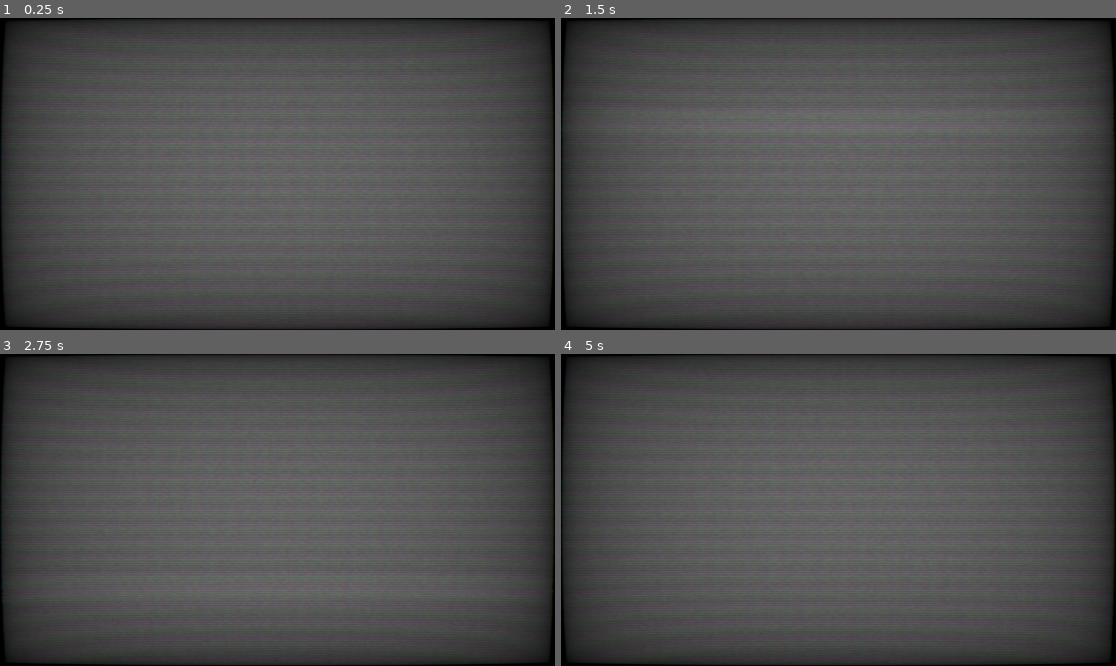
Above: before the commit, frames 1-4 (two rows, left to right).
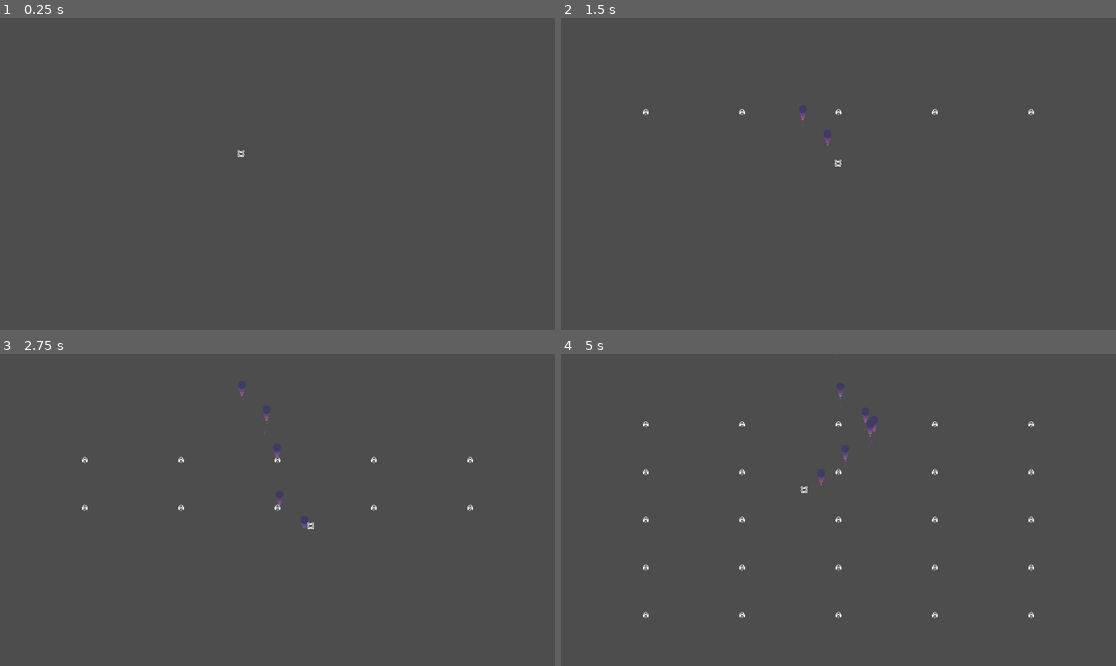
Above: after the commit, the same moments.

Repository: SuperGoon97/BulletJam6
Game: Godot game, scene res://Levels/level_test.tscn
Same seed, same stepped clock (60 frames per second), same inputs: the game is played once before the commit and once after it.
Inputs:
- Up to frame 1 (0.25 s): no input
- Up to frame 2 (1.5 s): tap Enter at 0.5 s; hold D (move_right) 0.53-1.28 s; hold Space (fire) 0.53-1.28 s; hold S (move_down) from 1.28 s (still down); tap Space (fire) at 1.35 s
- Up to frame 3 (2.75 s): release S (move_down) at 2.03 s; hold D (move_right) from 2.03 s (still down); hold Space (fire) from 2.03 s (still down)
- Up to frame 4 (5 s): release D (move_right) at 2.78 s; release Space (fire) at 2.78 s; hold W (move_up) 2.78-3.53 s; tap Space (fire) at 2.85, 4.35 s; hold Space (fire) 3.53-4.28 s; hold A (move_left) from 3.53 s (still down)

The runs differ from the first frame. In frame 1, 53% of the frame differs, in the area x 0-100%, y 0-100%; in frame 2, 54%; in frame 3, 54%; in frame 4, 53%.

Commit message:
Lots of work

Diff:
--- a/Globals/gf.gd
+++ b/Globals/gf.gd
@@ -1 +1,4 @@
 extends Node
+
+func equal_true(state):
+	return state == true
--- a/Globals/gpi.gd
+++ b/Globals/gpi.gd
@@ -1,20 +1,13 @@
 extends Node
 
-signal input_lr(input:Vector2)
-signal input_ud(input:Vector2)
+signal spacebar_pressed (spacebar :bool)
+
+var space_held :bool = false
 
 func _input(event: InputEvent) -> void:
-	var player_input_lr:Vector2 = Vector2(0.0,0.0)
-	var player_input_ud:Vector2 = Vector2(0.0,0.0)
-
-	if event.is_action("move_left"):
-		player_input_lr.x = 1.0
-	if event.is_action("move_right"):
-		player_input_lr.y = 1.0
-	if event.is_action("move_up"):
-		player_input_ud.x = 1.0
-	if event.is_action("move_down"):
-		player_input_ud.y = 1.0
-
-	input_lr.emit(player_input_lr)
-	input_ud.emit(player_input_ud)
+	if event.is_action_pressed("fire"):
+		space_held = true
+		spacebar_pressed.emit(space_held)
+	elif event.is_action_released("fire"):
+		space_held = false
+		spacebar_pressed.emit(space_held)
--- a/Globals/gv.gd
+++ b/Globals/gv.gd
@@ -1,3 +1,15 @@
 extends Node
 
 const color_pallete:ColorPalette = preload("res://Resources/lospec_pallette.tres")
+
+enum team {
+enemy,
+ally,
+}
+
+var game_manager :GameManager :
+	get:
+		return game_manager
+	set(input):
+		game_manager = input
+		print("Game manager loaded")
--- a/Levels/level_test.tscn
+++ b/Levels/level_test.tscn
@@ -1,9 +1,22 @@
-[gd_scene load_steps=2 format=3 uid="uid://ddowkgi1huadv"]
+[gd_scene load_steps=5 format=3 uid="uid://ddowkgi1huadv"]
 
+[ext_resource type="PackedScene" uid="uid://bk3i1aaidrjw0" path="res://Nodes/Mangers/game_manager.tscn" id="2_7mba1"]
 [ext_resource type="PackedScene" uid="uid://dydpaa0pq14m6" path="res://Materials/PostProcessing/post_processing.tscn" id="3_soq8b"]
+[ext_resource type="PackedScene" uid="uid://dvgiyukkhh0d5" path="res://Nodes/Spawners/bullet_spawner.tscn" id="3_sppqt"]
+[ext_resource type="PackedScene" uid="uid://cj4pd0hmfyeyk" path="res://Nodes/Player/player.tscn" id="4_sppqt"]
 
-[node name="LevelTest" type="Node2D"]
+[node name="LevelTest" type="Node2D" groups=["level"]]
 
 [node name="Camera2D" type="Camera2D" parent="."]
 
 [node name="post_processing" parent="." instance=ExtResource("3_soq8b")]
+visible = false
+
+[node name="game_manager" parent="." instance=ExtResource("2_7mba1")]
+
+[node name="bullet_spawner" parent="." instance=ExtResource("3_sppqt")]
+position = Vector2(-27, -50)
+
+[node name="player" parent="." instance=ExtResource("4_sppqt")]
+position = Vector2(-76, -42)
+speed = 100.0
--- a/Nodes/Bullets/bullet.gd
+++ b/Nodes/Bullets/bullet.gd
@@ -5,13 +5,13 @@
 
 @onready var bullet_sprite: Sprite2D = $bullet_sprite
 
-var velocity:Vector2 = Vector2(1.0,0.0)
+var direction:Vector2 = Vector2(1.0,0.0)
 var active = false
 
 func _ready() -> void:
 	bullet_sprite.self_modulate = Gv.color_pallete.colors[26]
 func _process(delta: float) -> void:
-	position += (velocity * speed * delta)
+	position += (direction * speed * delta)
 
 func _on_bullet_hitbox_area_entered(area: Area2D) -> void:
 	var node:Node2D = area.get_parent()
--- a/Nodes/Bullets/bullet.tscn
+++ b/Nodes/Bullets/bullet.tscn
@@ -1,19 +1,8 @@
-[gd_scene load_steps=8 format=3 uid="uid://e3qatrq5014s"]
+[gd_scene load_steps=5 format=3 uid="uid://e3qatrq5014s"]
 
 [ext_resource type="Script" uid="uid://ceh4yo7kmpqwv" path="res://Nodes/Bullets/bullet.gd" id="1_mehxd"]
 [ext_resource type="Texture2D" uid="uid://dqf01e3h7ra0j" path="res://Sprites/tex_bullet.png" id="2_fdrq6"]
 [ext_resource type="PackedScene" uid="uid://cmtjjeif550t7" path="res://ParticleEffects/bullet_tail_particle.tscn" id="3_8ncao"]
-[ext_resource type="PackedScene" uid="uid://droidm2w1tl68" path="res://Materials/Glitch/glitch_effect_rect.tscn" id="4_yew82"]
-[ext_resource type="Shader" uid="uid://dtrn714f27tws" path="res://Materials/Glitch/ma_glitch.gdshader" id="5_d21n7"]
-
-[sub_resource type="ShaderMaterial" id="ShaderMaterial_y7oeu"]
-resource_local_to_scene = true
-shader = ExtResource("5_d21n7")
-shader_parameter/shake_power = 0.03
-shader_parameter/shake_rate = 0.1
-shader_parameter/shake_speed = 0.1
-shader_parameter/shake_block_size = 30.5
-shader_parameter/shake_color_rate = 0.01
 
 [sub_resource type="CircleShape2D" id="CircleShape2D_ix6xb"]
 radius = 7.0
@@ -28,11 +17,6 @@
 
 [node name="bullet_trail_particle" parent="bullet_sprite" instance=ExtResource("3_8ncao")]
 show_behind_parent = true
-
-[node name="glitch_effect_rect" parent="bullet_sprite" instance=ExtResource("4_yew82")]
-material = SubResource("ShaderMaterial_y7oeu")
-position = Vector2(-16.2, 0)
-scale = Vector2(0.653125, 0.4)
 
 [node name="bullet_hitbox" type="Area2D" parent="."]
 visible = false
--- /dev/null
+++ b/Nodes/Enemies/enemy.tscn
@@ -0,0 +1,26 @@
+[gd_scene load_steps=4 format=3 uid="uid://cr0jqavpandfy"]
+
+[ext_resource type="Script" uid="uid://bqrnqqounni4k" path="res://enemy.gd" id="1_4mq8h"]
+[ext_resource type="Texture2D" uid="uid://do8of5x0kcfqn" path="res://Sprites/tex_16_enemy_base.png" id="2_xmpay"]
+
+[sub_resource type="CircleShape2D" id="CircleShape2D_4mq8h"]
+radius = 7.0
+
+[node name="enemy" type="Node2D"]
+script = ExtResource("1_4mq8h")
+speed = 100.0
+
+[node name="enemy_sprite" type="Sprite2D" parent="."]
+texture = ExtResource("2_xmpay")
+
+[node name="enemy_hitbox" type="Area2D" parent="."]
+collision_layer = 2
+
+[node name="enemy_hitbox_shape" type="CollisionShape2D" parent="enemy_hitbox"]
+shape = SubResource("CircleShape2D_4mq8h")
+
+[node name="enemy_onscreen" type="VisibleOnScreenNotifier2D" parent="."]
+scale = Vector2(0.7, 0.7)
+
+[connection signal="screen_entered" from="enemy_onscreen" to="." method="_on_enemy_onscreen_screen_entered"]
+[connection signal="screen_exited" from="enemy_onscreen" to="." method="_on_enemy_onscreen_screen_exited"]
--- /dev/null
+++ b/Nodes/Mangers/bullet_manager.gd
@@ -0,0 +1,6 @@
+class_name BulletManager extends Node
+
+signal is_ready (input:String)
+
+func _ready() -> void:
+	is_ready.emit("bullet_manager")
--- /dev/null
+++ b/Nodes/Mangers/bullet_manager.tscn
@@ -0,0 +1,6 @@
+[gd_scene load_steps=2 format=3 uid="uid://e6etu2bjplkj"]
+
+[ext_resource type="Script" uid="uid://duvxo0c7ccmmc" path="res://Nodes/Mangers/bullet_manager.gd" id="1_3htfu"]
+
+[node name="bullet_manager" type="Node"]
+script = ExtResource("1_3htfu")
--- /dev/null
+++ b/Nodes/Mangers/game_manager.gd
@@ -0,0 +1,46 @@
+class_name GameManager extends Node
+
+signal game_ready
+
+const BULLET_MANAGER = preload("res://Nodes/Mangers/bullet_manager.tscn")
+const UI_MANAGER = preload("res://Nodes/Mangers/ui_manager.tscn")
+const WAVE_MANAGER = preload("res://Nodes/Mangers/wave_manager.tscn")
+
+var bullet_manager :BulletManager
+var ui_manager :UiManager
+var wave_manager :WaveManager
+
+var manager_dict :Dictionary = {
+"bullet_manager":false ,
+"ui_manager":false ,
+"wave_manager":false ,
+}
+
+func _ready() -> void:
+	Gv.set("game_manager" , self)
+	create_managers()
+	check_loading_state()
+	pass
+
+func create_managers():
+	bullet_manager = BULLET_MANAGER.instantiate()
+	bullet_manager.is_ready.connect(manager_ready)
+	add_child(bullet_manager)
+	ui_manager = UI_MANAGER.instantiate()
+	ui_manager.is_ready.connect(manager_ready)
+	add_child(ui_manager)
+	wave_manager = WAVE_MANAGER.instantiate()
+	wave_manager.is_ready.connect(manager_ready)
+	add_child(wave_manager)
+	pass
+
+func manager_ready (input:String):
+	manager_dict[input] = true
+	print(input + " is loaded")
+	pass
+
+func check_loading_state():
+	while manager_dict.values().all(Gf.equal_true) == false:
+		await get_tree().process_frame
+	game_ready.emit()
+	print("Game ready")
--- /dev/null
+++ b/Nodes/Mangers/game_manager.tscn
@@ -0,0 +1,6 @@
+[gd_scene load_steps=2 format=3 uid="uid://bk3i1aaidrjw0"]
+
+[ext_resource type="Script" uid="uid://pumhu5fql02g" path="res://Nodes/Mangers/game_manager.gd" id="1_q2718"]
+
+[node name="game_manager" type="Node"]
+script = ExtResource("1_q2718")
--- /dev/null
+++ b/Nodes/Mangers/ui_manager.gd
@@ -0,0 +1,6 @@
+class_name UiManager extends Control
+
+signal is_ready (input:String)
+
+func _ready() -> void:
+	is_ready.emit("ui_manager")
--- /dev/null
+++ b/Nodes/Mangers/ui_manager.tscn
@@ -0,0 +1,10 @@
+[gd_scene load_steps=2 format=3 uid="uid://crjkp1fqtnio"]
+
+[ext_resource type="Script" uid="uid://dpiy2hx2as6m3" path="res://Nodes/Mangers/ui_manager.gd" id="1_uq8yt"]
+
+[node name="ui_manager" type="Control"]
+layout_mode = 3
+anchors_preset = 0
+offset_right = 40.0
+offset_bottom = 40.0
+script = ExtResource("1_uq8yt")
--- /dev/null
+++ b/Nodes/Mangers/wave_manager.gd
@@ -0,0 +1,24 @@
+class_name WaveManager extends Node2D
+signal is_ready (input:String)
+
+const ENEMY = preload("res://Nodes/Enemies/enemy.tscn")
+
+@onready var enemy_spawner_1: EnemySpawner = $enemy_spawner1
+@onready var enemy_spawner_2: EnemySpawner = $enemy_spawner2
+@onready var enemy_spawner_3: EnemySpawner = $enemy_spawner3
+@onready var enemy_spawner_4: EnemySpawner = $enemy_spawner4
+@onready var enemy_spawner_5: EnemySpawner = $enemy_spawner5
+@onready var spawner_array:Array[EnemySpawner] = [enemy_spawner_1 , enemy_spawner_2 , enemy_spawner_3 , enemy_spawner_4 , enemy_spawner_5]
+
+func _ready() -> void:
+	is_ready.emit("wave_manager")
+
+func spawn_at(location:int):
+	var new_enemy :Enemy = ENEMY.instantiate()
+	spawner_array[location].add_child(new_enemy)
+	new_enemy.global_position = spawner_array[location].global_position
+	pass
+
+func _on_spawn_timer_timeout() -> void:
+	for n in spawner_array.size():
+		spawn_at(n)
--- /dev/null
+++ b/Nodes/Mangers/wave_manager.tscn
@@ -0,0 +1,28 @@
+[gd_scene load_steps=3 format=3 uid="uid://c44ulypkt6a35"]
+
+[ext_resource type="Script" uid="uid://3f1at0k6lqlu" path="res://Nodes/Mangers/wave_manager.gd" id="1_gqslp"]
+[ext_resource type="PackedScene" uid="uid://cskochpqn2q8s" path="res://Nodes/Spawners/enemy_spawner.tscn" id="2_mrpt4"]
+
+[node name="wave_manager" type="Node2D"]
+scale = Vector2(1, 0.991434)
+script = ExtResource("1_gqslp")
+
+[node name="enemy_spawner1" parent="." instance=ExtResource("2_mrpt4")]
+position = Vector2(-400, -180)
+
+[node name="enemy_spawner2" parent="." instance=ExtResource("2_mrpt4")]
+position = Vector2(-200, -180)
+
+[node name="enemy_spawner3" parent="." instance=ExtResource("2_mrpt4")]
+position = Vector2(0, -180)
+
+[node name="enemy_spawner4" parent="." instance=ExtResource("2_mrpt4")]
+position = Vector2(200, -180)
+
+[node name="enemy_spawner5" parent="." instance=ExtResource("2_mrpt4")]
+position = Vector2(400, -180)
+
+[node name="spawn_timer" type="Timer" parent="."]
+autostart = true
+
+[connection signal="timeout" from="spawn_timer" to="." method="_on_spawn_timer_timeout"]
--- /dev/null
+++ b/Nodes/Player/player.gd
@@ -0,0 +1,47 @@
+class_name Player extends Node2D
+
+
+@export_range(0.0,100.0,0.1,"or_greater") var speed:float = 10.0
+@onready var bullet_spawner: BulletSpawner = $bullet_spawner
+@onready var shooting_timer: Timer = $shooting_timer
+var direction:Vector2 = Vector2(0.0,0.0)
+var shooting :bool = false
+
+func _ready() -> void:
+	Gpi.spacebar_pressed.connect(spacebar_handler)
+	pass
+
+func _process(delta: float) -> void:
+	var dir_x = Input.get_axis("move_left" , "move_right")
+	var dir_y = Input.get_axis("move_up" , "move_down")
+	direction = Vector2(dir_x , dir_y).normalized()
+	position += (direction * speed * delta)
+
+func spacebar_handler(input:bool):
+	if input == true:
+		start_shooting()
+		pass
+	else:
+		stop_shooting()
+		pass
+	pass
+
+func shoot():
+	bullet_spawner.spawn_bullet(-PI/2 , 100 , Gv.team.ally)
+	pass
+
+func start_shooting():
+	await get_tree().create_timer(shooting_timer.time_left).timeout
+	shooting = true
+	shoot()
+	shooting_timer.start(0.5)
+
+func stop_shooting():
+	shooting = false
+	pass
+
+func _on_shooting_timer_timeout() -> void:
+	if shooting == true:
+		shoot()
+	else:
+		shooting_timer.stop()
--- /dev/null
+++ b/Nodes/Player/player.tscn
@@ -0,0 +1,24 @@
+[gd_scene load_steps=5 format=3 uid="uid://cj4pd0hmfyeyk"]
+
+[ext_resource type="Script" uid="uid://b8rg4iphmw06q" path="res://Nodes/Player/player.gd" id="1_qlfej"]
+[ext_resource type="Texture2D" uid="uid://cpb4nuvcnm4r4" path="res://Sprites/tex_16_base.png" id="2_pie2b"]
+[ext_resource type="PackedScene" uid="uid://dvgiyukkhh0d5" path="res://Nodes/Spawners/bullet_spawner.tscn" id="3_lkjqq"]
+
+[sub_resource type="CircleShape2D" id="CircleShape2D_sfp35"]
+
+[node name="player" type="Node2D"]
+script = ExtResource("1_qlfej")
+
+[node name="player_sprite" type="Sprite2D" parent="."]
+texture = ExtResource("2_pie2b")
+
+[node name="player_hitbox" type="Area2D" parent="."]
+
+[node name="player_hitbox_shape" type="CollisionShape2D" parent="player_hitbox"]
+shape = SubResource("CircleShape2D_sfp35")
+
+[node name="bullet_spawner" parent="." instance=ExtResource("3_lkjqq")]
+
+[node name="shooting_timer" type="Timer" parent="."]
+
+[connection signal="timeout" from="shooting_timer" to="." method="_on_shooting_timer_timeout"]
--- /dev/null
+++ b/Nodes/Spawners/bullet_spawner.gd
@@ -0,0 +1,13 @@
+class_name BulletSpawner extends Node2D
+
+const BULLET = preload("res://Nodes/Bullets/bullet.tscn")
+
+func _ready() -> void:
+	pass
+
+func spawn_bullet(angle:float , speed:float , team:Gv.team):
+	var new_bullet:BulletBase = BULLET.instantiate()
+	new_bullet.direction = new_bullet.direction.rotated(angle)
+	new_bullet.speed = speed
+	new_bullet.global_position = global_position
+	get_tree().get_first_node_in_group("level").add_child(new_bullet)
--- /dev/null
+++ b/Nodes/Spawners/bullet_spawner.tscn
@@ -0,0 +1,6 @@
+[gd_scene load_steps=2 format=3 uid="uid://dvgiyukkhh0d5"]
+
+[ext_resource type="Script" uid="uid://bqsqxcoinpxwv" path="res://Nodes/Spawners/bullet_spawner.gd" id="1_6h2is"]
+
+[node name="bullet_spawner" type="Node2D"]
+script = ExtResource("1_6h2is")
--- /dev/null
+++ b/Nodes/Spawners/enemy_spawner.gd
@@ -0,0 +1 @@
+class_name EnemySpawner extends Node2D
--- /dev/null
+++ b/Nodes/Spawners/enemy_spawner.tscn
@@ -0,0 +1,6 @@
+[gd_scene load_steps=2 format=3 uid="uid://cskochpqn2q8s"]
+
+[ext_resource type="Script" uid="uid://d33qd3r5suowr" path="res://Nodes/Spawners/enemy_spawner.gd" id="1_a1v0q"]
+
+[node name="enemy_spawner" type="Node2D"]
+script = ExtResource("1_a1v0q")
--- /dev/null
+++ b/enemy.gd
@@ -0,0 +1,23 @@
+class_name Enemy extends Node2D
+
+@export_range(0.0,100.0,0.1,"or_greater") var speed:float = 10.0
+var direction:Vector2 = Vector2(0.0,1.0)
+var active = true
+
+func _ready() -> void:
+	pass
+
+func _process(delta: float) -> void:
+	position += (direction * speed * delta)
+
+
+func _on_enemy_onscreen_screen_entered() -> void:
+	active = true
+
+func _on_enemy_onscreen_screen_exited() -> void:
+	if active:
+		destroy_enemy_slow()
+
+func destroy_enemy_slow():
+	await get_tree().create_timer(0.5).timeout
+	queue_free()
--- a/project.godot
+++ b/project.godot
@@ -56,6 +56,9 @@
 [layer_names]
 
 2d_physics/layer_1="PlayerLayer"
+2d_physics/layer_2="EnemyLayer"
+2d_physics/layer_3="PlayerBulletLayer"
+2d_physics/layer_4="EnemyBulletLayer"
 
 [rendering]
 
Not shown, added: Nodes/Mangers/bullet_manager.gd.uid
Not shown, added: Nodes/Mangers/game_manager.gd.uid
Not shown, added: Nodes/Mangers/ui_manager.gd.uid
Not shown, added: Nodes/Mangers/wave_manager.gd.uid
Not shown, added: Nodes/Player/player.gd.uid
Not shown, added: Nodes/Spawners/bullet_spawner.gd.uid
Not shown, added: Nodes/Spawners/enemy_spawner.gd.uid
Not shown, added: enemy.gd.uid
